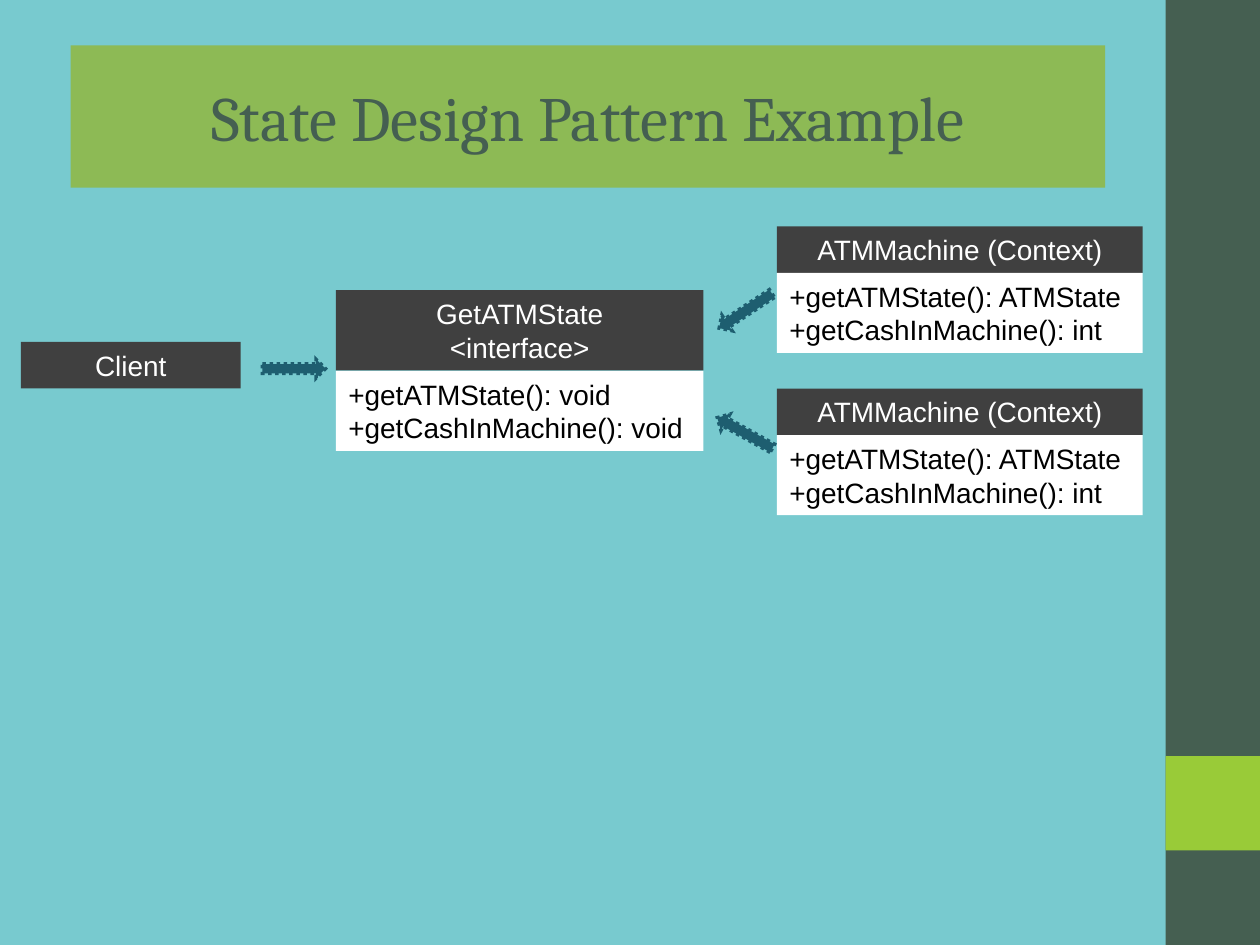
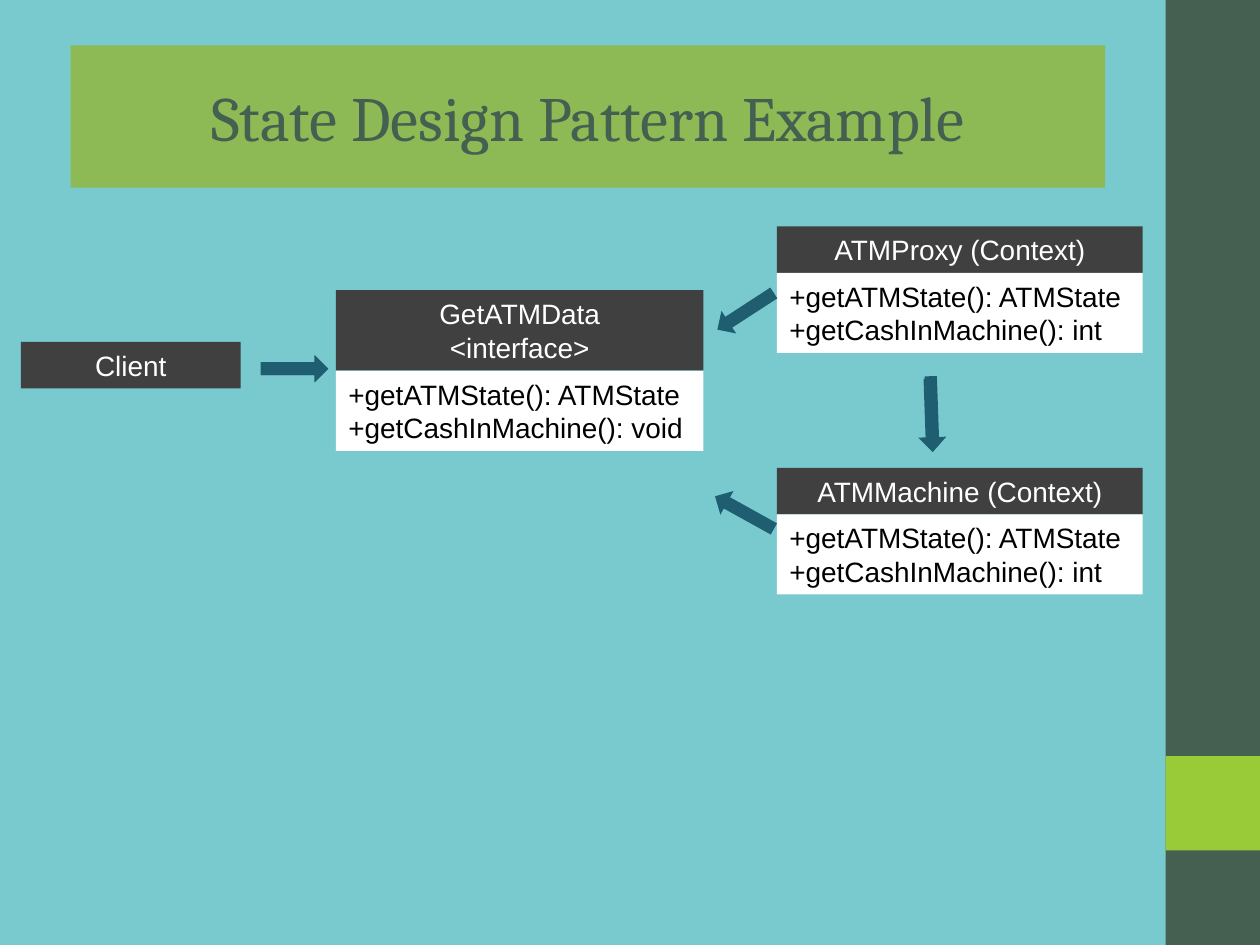
Before and after one commit to rzuniga64/java, a slide deck: slide 2 of design_patterns/src/structural/proxy/docs/proxy.ppt. Drawn at 1260x945 pixels with LibreOffice and Linux fonts; fonts in the diff are those of the drawing. Boxes give left, top, right and bottom in pixels: in the first picture for what was removed or moved away, otherwise in the second. Text is boxed around its words. In the diff, an @@ line names an element or a change of style, - is before the commit and + after.

```diff
--- a/design_patterns/src/structural/proxy/docs/proxy.ppt
+++ b/design_patterns/src/structural/proxy/docs/proxy.ppt
@@ text in rectangle at [834,239,1085,266]: text changed @@
-ATMMachine (Context)
+ATMProxy (Context)
@@ right arrow at [714,287,777,337]: outline #1E5E70 2.01 pt dashed to #1E5E70 2.01 pt @@
@@ text in rectangle at [439,304,600,325]: text changed @@
-GetATMState
+GetATMData
@@ right arrow at [262,359,325,378]: outline #1E5E70 2.01 pt dashed to #1E5E70 2.01 pt @@
@@ right arrow added at [263,359,326,378], fill #1E5E70, outline #1E5E70 2.01 pt @@
@@ text in rectangle at [348,384,680,410]: text changed @@
-+getATMState(): void
++getATMState(): ATMState
@@ right arrow added at [920,377,943,450], fill #1E5E70, outline #1E5E70 2.01 pt @@
@@ 2 rectangles, 1 right arrow: place and size @@
-2 rectangles, 1 right arrow at [713,388,1143,515]
+2 rectangles, 1 right arrow at [713,467,1143,595]
@@ right arrow at [713,490,777,537]: outline #1E5E70 2.01 pt dashed to #1E5E70 2.01 pt; proportions changed @@
```
Also in this commit, not shown: 10 other files.
